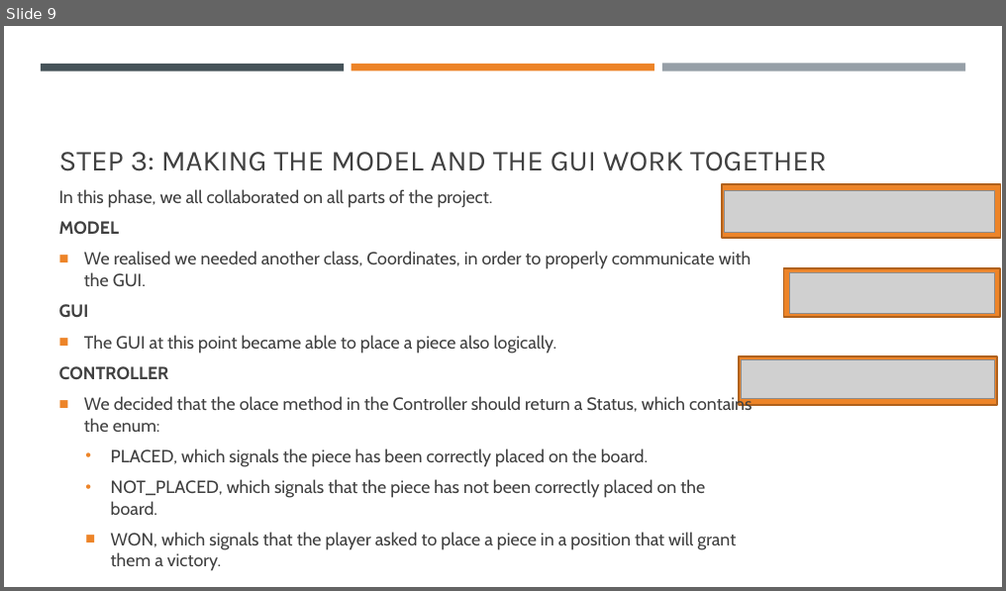
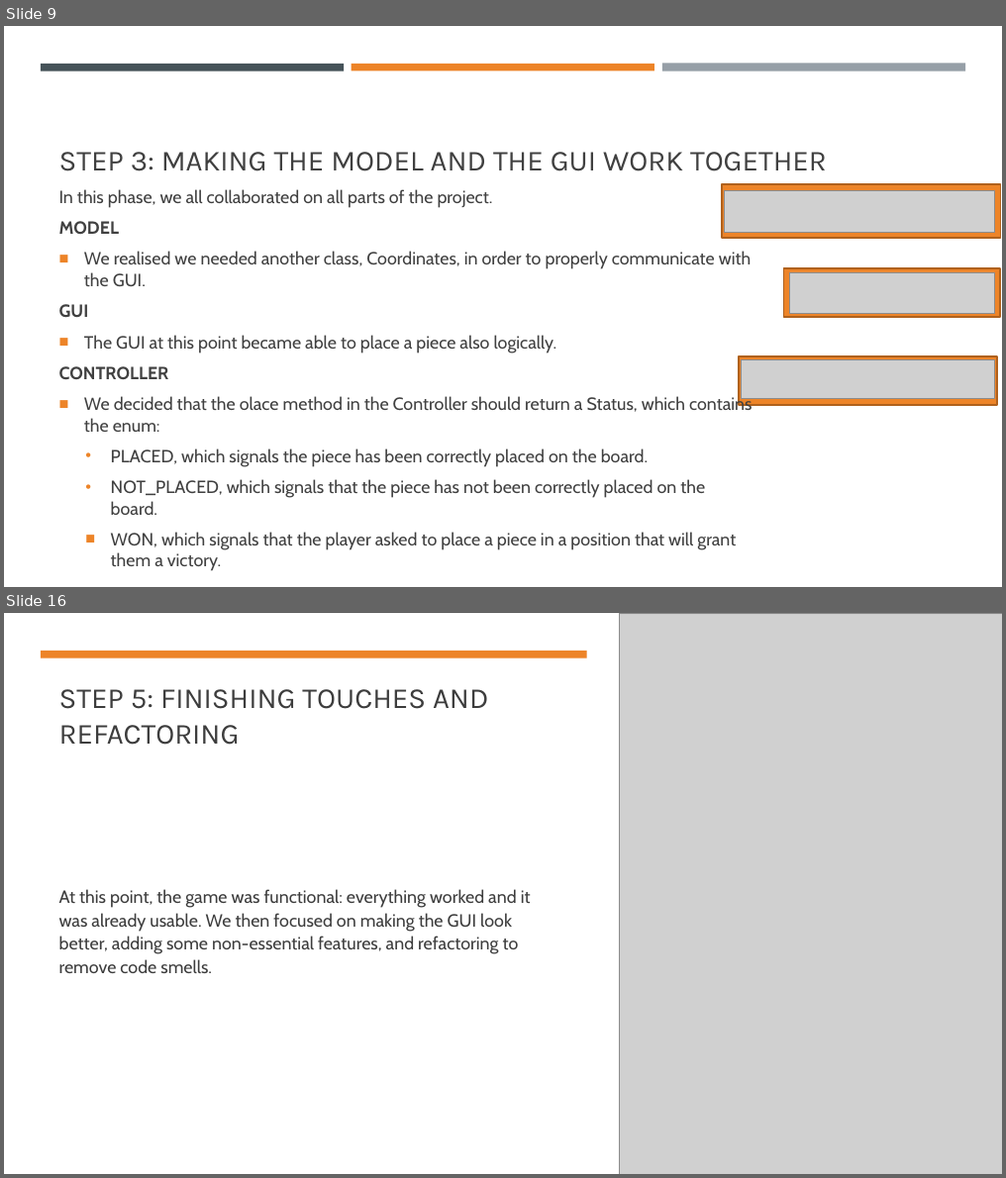
Before and after one commit to RodTol/Crossway, a slide deck: Crossway.pptx. Shown one above the other, each under a label of ours: slide 9 before the commit, slides 9 and 16 after it; the slides between them are not shown. The pictures are 1006x591 and 1006x1178 pixels, drawn with LibreOffice and Linux fonts; fonts in the diff are those of the drawing; grey boxes stand for pictures. Boxes give left, top, right and bottom in pixels: in the first picture for what was removed or moved away, otherwise in the second. Text is boxed around its words. In the diff, an @@ line names an element or a change of style, - is before the commit and + after.

Commit message:
Almost complete power point presentation
Fatemi sapere se manca qualcosa o se ho scritto qualcosa di sbagliato. Se volete ovviamente potete anche modificarlo direttamente voi.

```diff
--- a/Crossway.pptx
+++ b/Crossway.pptx
@@ slide 16 added at [4,613,1002,1174], background #FFFFFF @@
@@ rectangle added at [4,613,1002,1174], fill #FFFFFF @@
@@ picture added at [620,613,1002,1174] @@
@@ rectangle added at [41,651,587,658], fill #ED8428 @@
@@ title added at [59,689,488,745], 28 pt, text #3D3D3D @@
+STEP 5: FINISHING TOUCHES AND REFACTORING
@@ text added at [59,889,531,973], 17 pt, text #3D3D3D @@
+At this point, the game was functional: everything worked and it was already usable. We then focused on making the GUI look better, adding some non-essential features, and refactoring to remove code smells.
```
Also in this commit, not shown: 1 slide changed, 10 other slides added.
